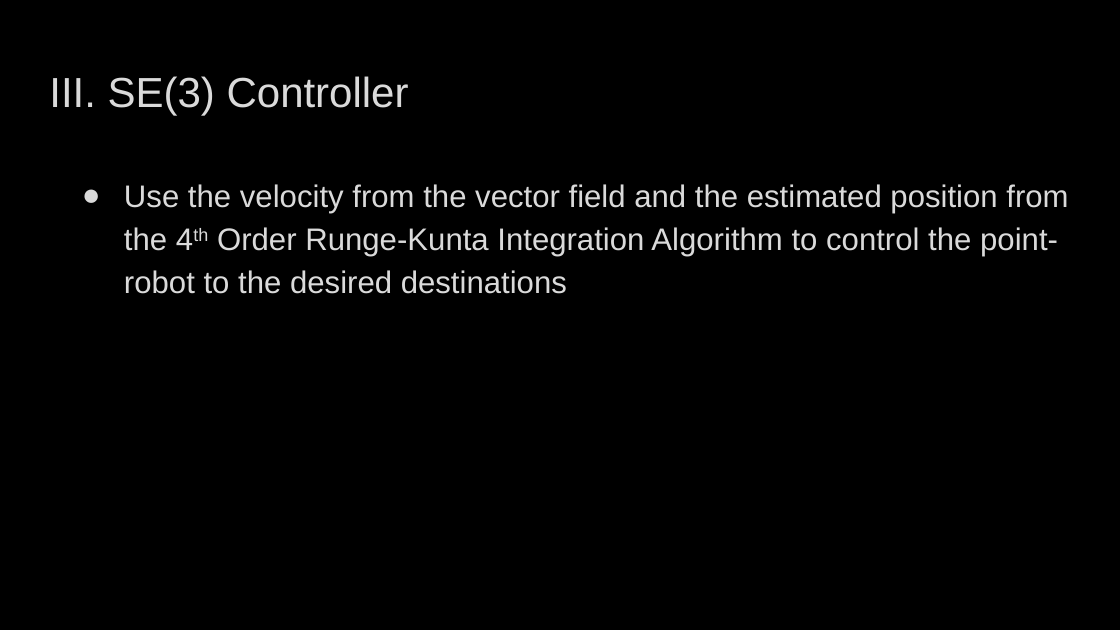
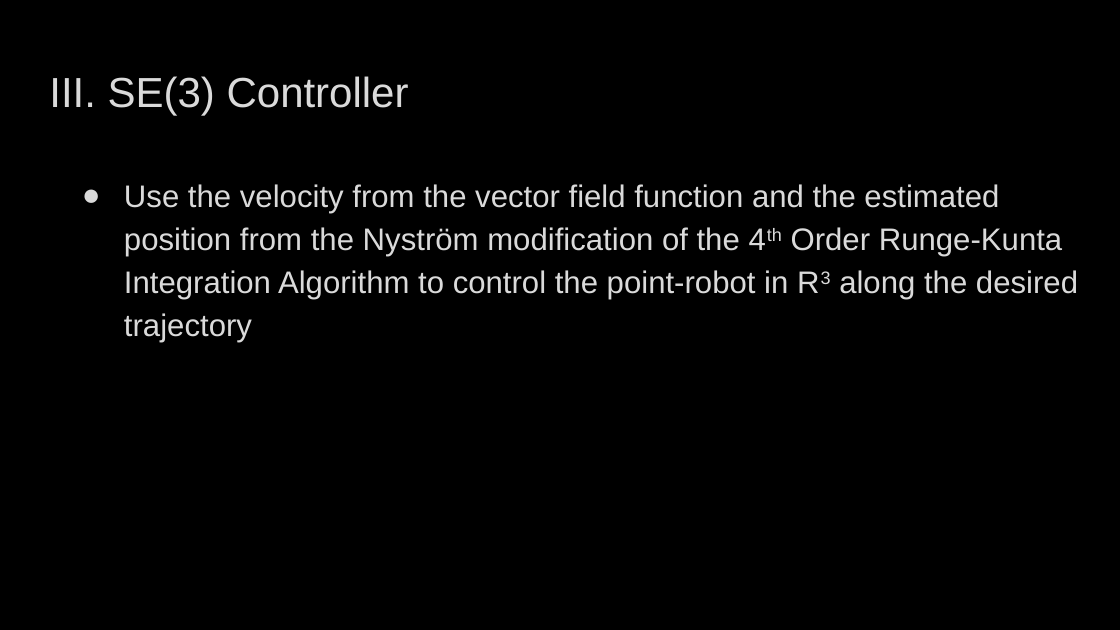
Before and after one commit to rdensamo/CSE498-FinalProject-21-Densamo, a slide deck: slide 7 of Aerial Robotics Final Project Presentation .pptx. Drawn at 1120x630 pixels with LibreOffice and Linux fonts; fonts in the diff are those of the drawing; background and template pictures are left out. Boxes give left, top, right and bottom in pixels: in the first picture for what was removed or moved away, otherwise in the second. Text is boxed around its words. In the diff, an @@ line names an element or a change of style, - is before the commit and + after.

```diff
--- a/Aerial Robotics Final Project Presentation .pptx
+++ b/Aerial Robotics Final Project Presentation .pptx
@@ text at box(124, 184, 1078, 342): text changed @@
-● Use the velocity from the vector field and the estimated position from the 4th Order Runge-Kunta Integration Algorithm to control the point-robot to the desired destinations
+● Use the velocity from the vector field function and the estimated position from the Nyström modification of the 4th Order Runge-Kunta Integration Algorithm to control the point-robot in R3 along the desired trajectory
```
Also in this commit, not shown: 3 other slides changed, 2 slides removed.
